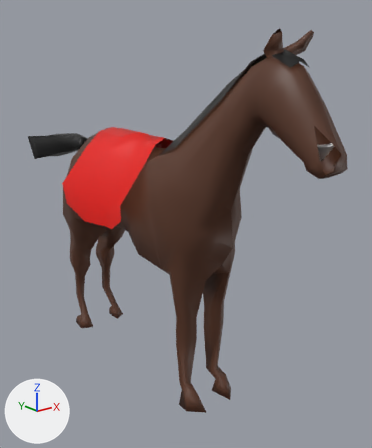
An edit to the FBX model Assets/Models/Horse.fbx, drawn before and after from the same camera.
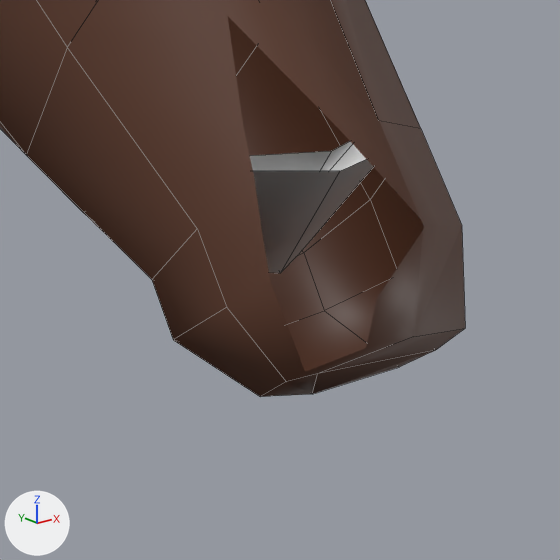
Each version is shown whole from a camera (50 mm lens) standing at (-3.46, -4.68, 3.85) and looking at (0.4, 0.14, 1.92), then close up on the part from 76% to 97% of the width and 27% to 45% of the height. The axes (+X, +Y, +Z) are drawn at lower left. The lights are the same throughout. The close-ups show mesh edges as thin lines. Everything nearer to the camera than a plane just in front of the edit is cut away.

The first close-up shows 'HORSE'.
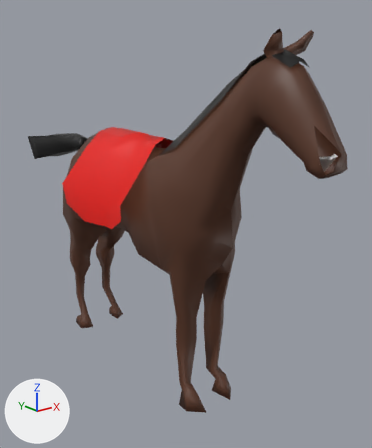
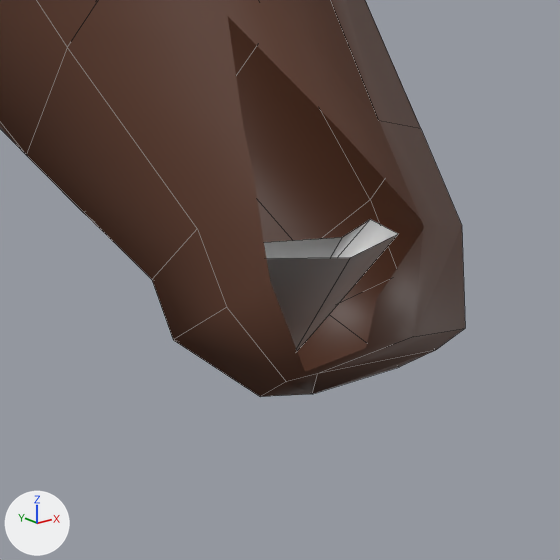
What differs and where, as boxes (x1, y1, x2, y2) in the close-ups (560 x 560 px; the box of a moved part takes in the faces that stretch with it):
part 1 of me_cube_001, moved or reshaped: before (250, 141, 373, 273); after (264, 219, 398, 351)

What changed in the scene script:
```text
Change me_cube_001:
    where me_cube_001.from_pydata(...)  # 414 vertices, 387 faces; spans x -0.74..0.74, y -2.3..3.36, z 0.06..4.11
    used by ob_horse; location = (0.0, 0.0, 0.0)
    verts and faces of me_cube_001; kept vertices keep their numbers, new ones are numbered from 414
    before: 402 (0.0, -2.19, 3.21) at pixel (339, 171), 403 (-0.14, -2.11, 3.23), 404 (-0.13, -2.16, 3.22), 405 (0.0, -2.18, 3.23) at pixel (331, 150), 406 (0.14, -2.11, 3.23)
    before: 407 (0.13, -2.16, 3.22), 408 (-0.07, -2.04, 3.1), 409 (-0.07, -2.09, 3.1), 410 (0.0, -2.12, 3.09) at pixel (280, 273), 411 (0.0, -2.11, 3.11)
    before: 412 (0.07, -2.04, 3.1), 413 (0.07, -2.09, 3.1) at pixel (298, 254)
    me_cube_001 part 1
    add for i in [402, 404, 405, 407]: verts[i] += (0.0, -0.02, -0.09)
    add for i in [403, 406, 408, 412]: verts[i] += (0.0, -0.03, -0.09)
    add for i in [409, 410, 411, 413]: verts[i] += (0.0, -0.02, -0.1)
```
